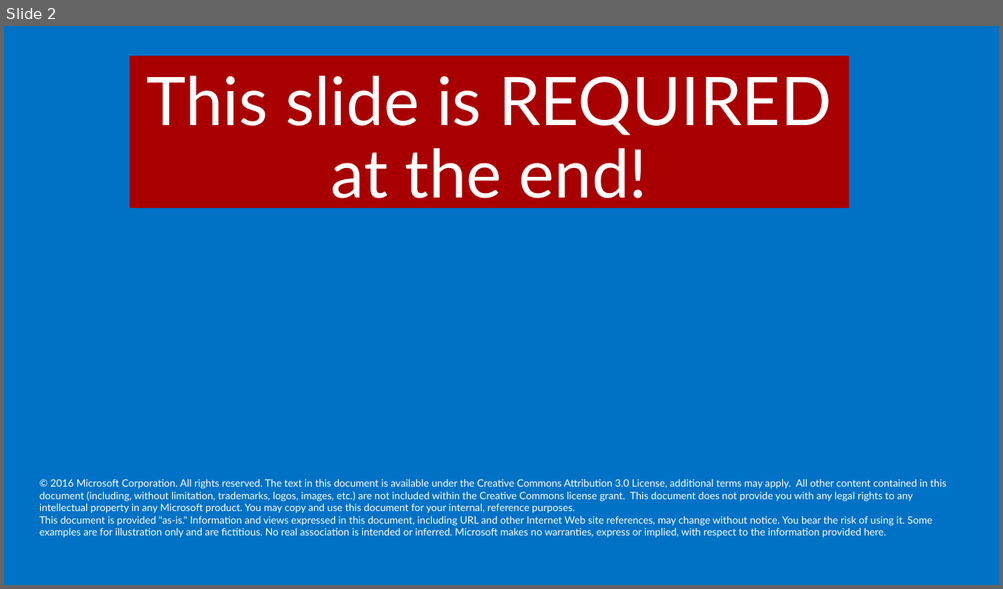
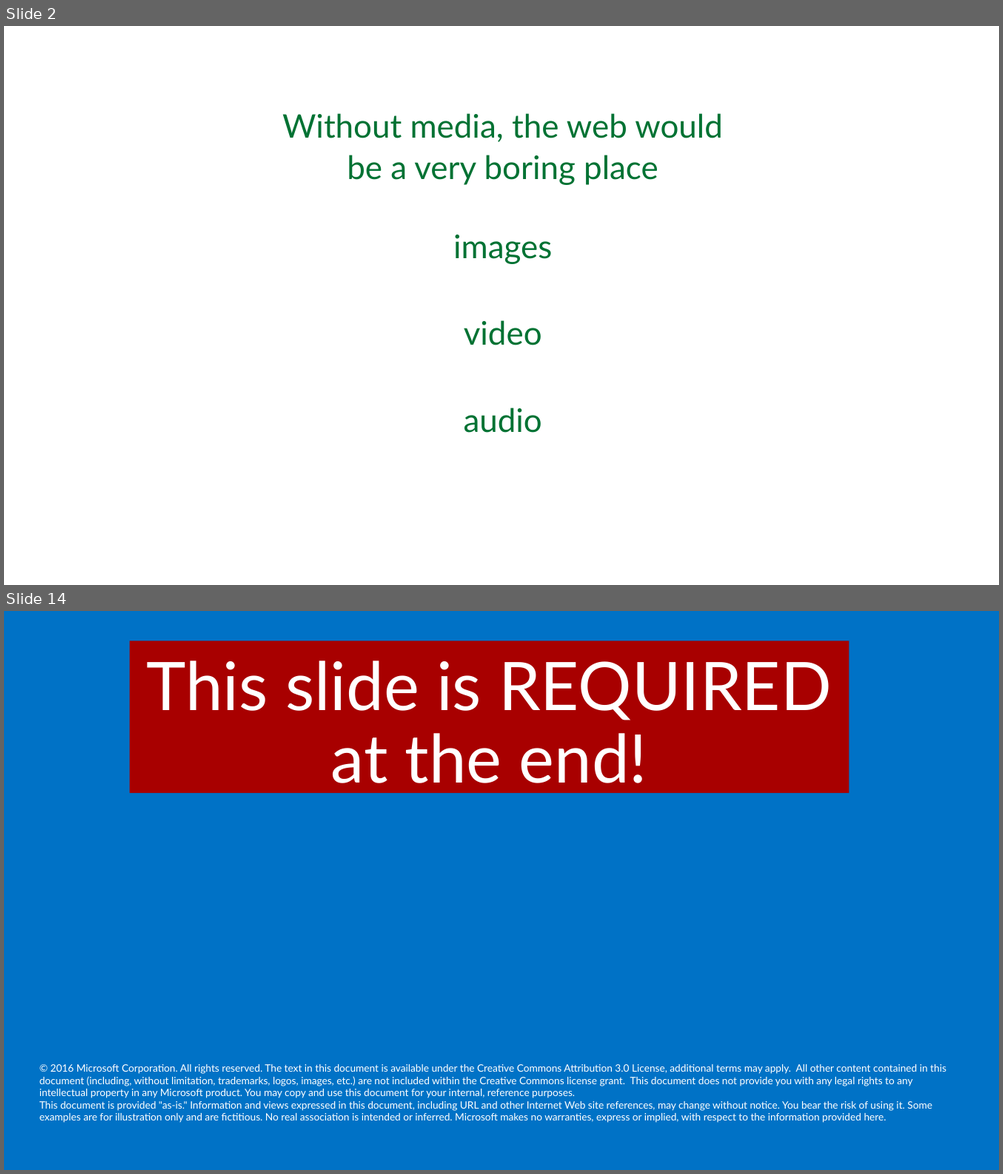
Before and after one commit to yashodha96/html-css-beginners, a slide deck: Slides/8 - Adding media.pptx. Shown one above the other, each under a label of ours: slide 2 before the commit, slides 2 and 14 after it; the slides between them are not shown. The pictures are 1003x589 and 1003x1174 pixels, drawn with LibreOffice and Linux fonts; fonts in the diff are those of the drawing; background and template pictures are left out. Boxes give left, top, right and bottom in pixels: in the first picture for what was removed or moved away, otherwise in the second. Text is boxed around its words. In the diff, an @@ line names an element or a change of style, - is before the commit and + after.

Commit message:
Updates to mod 8

```diff
--- a/Slides/8 - Adding media.pptx
+++ b/Slides/8 - Adding media.pptx
@@ slide 2 added at (4,26,999,585), background #FFFFFF @@
@@ text added at (282,113,723,185), 32 pt, text #007233 @@
+Without media, the web would
+be a very boring place
@@ text added at (453,235,552,264), 32 pt, text #007233 @@
+images
@@ text added at (464,321,542,346), 32 pt, text #007233 @@
+video
@@ text added at (464,408,542,433), 32 pt, text #007233 @@
+audio
@@ what was slide 2 is now slide 14 @@
```
Also in this commit, not shown: 2 slides changed, 11 other slides added.
